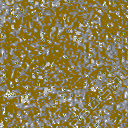
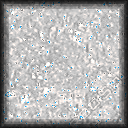
Two versions of the same layered image (128 × 128). Layer-by-layer changes:
added layer "Layer 3" above "Gradient Map 1" over [0, 0, 128, 128]
